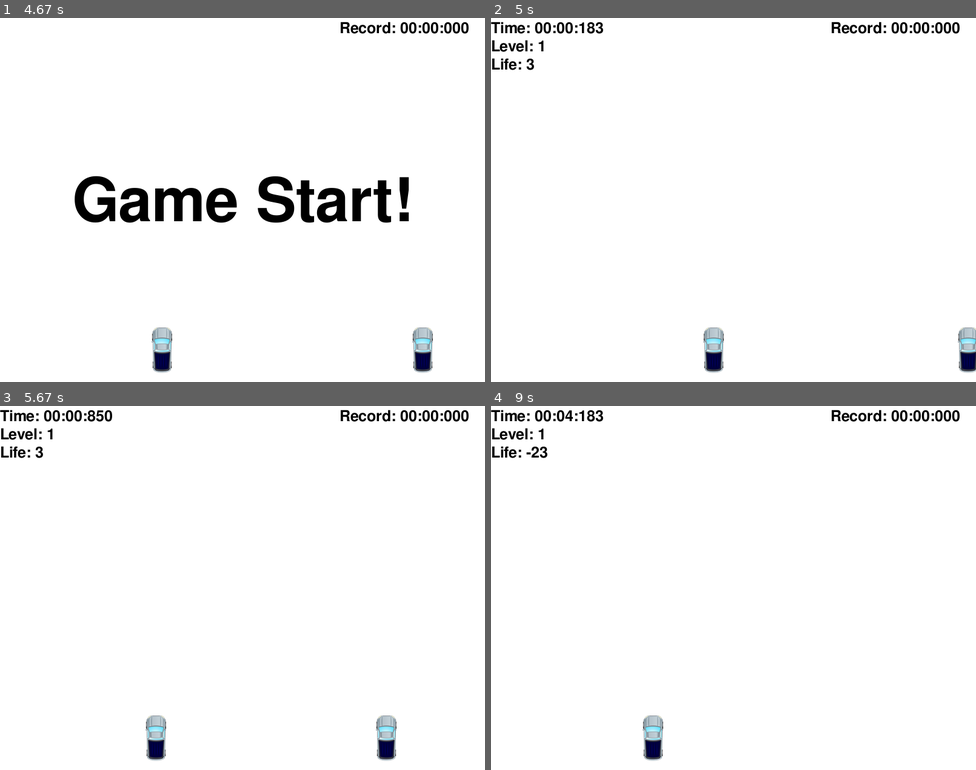
Above: before the commit, frames 1-4 (two rows, left to right).
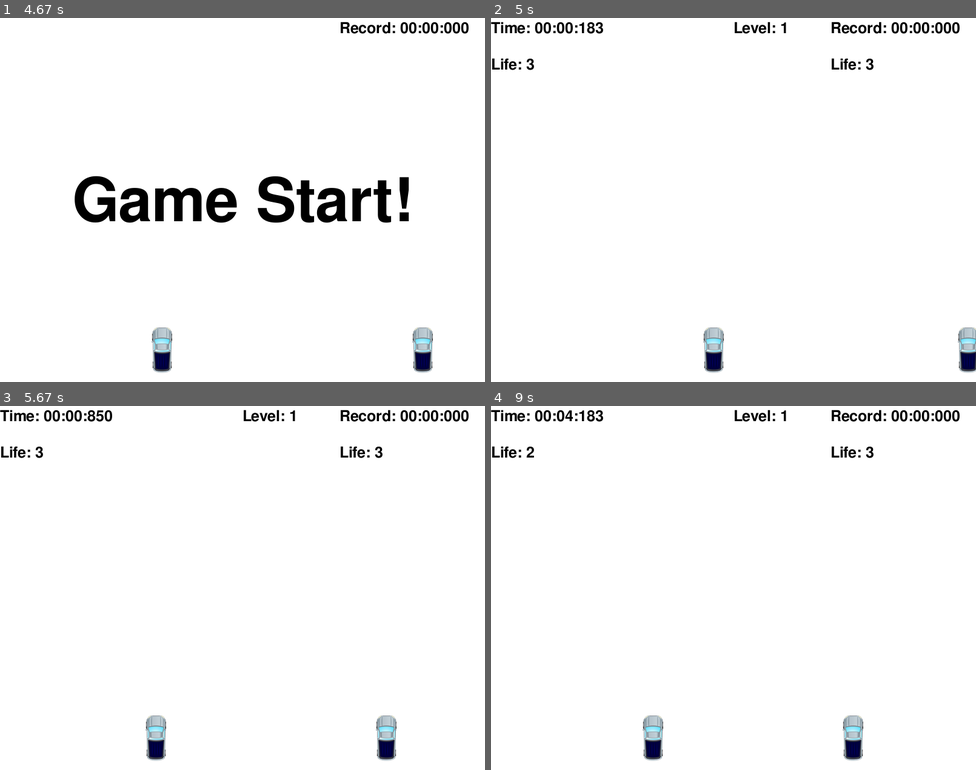
Above: after the commit, the same moments.

Repository: yan-ren/Pygame_playground
Game: pygame game, started from racing_car/racing.py
Same seed, same stepped clock (60 frames per second), same inputs: the game is played once before the commit and once after it.
Inputs (mouse positions are in pixels of both pictures, inside the frame that each line leads up to):
- Up to frame 1 (4.67 s): click "GO!" at 0.38 s; click "Double Players" at 0.72 s; hold Right 1-1.47 s; move the mouse to (126, 203) at 1.03 s; hold Right 1.5-1.97 s; hold D 1.5-1.97 s; hold Left 2-2.53 s; hold A 2-2.53 s; hold Left 2.57-2.97 s; hold A 2.57-2.97 s; hold Right 3-3.63 s; hold D 3-3.63 s; hold Left 3.67-4.13 s; hold A 3.67-4.13 s; hold Right 4.17-4.63 s; hold D 4.17-4.63 s
- Up to frame 2 (5 s): hold Right from 4.67 s (still down); hold D from 4.67 s (still down)
- Up to frame 3 (5.67 s): release Right at 5.13 s; release D at 5.13 s; hold Left from 5.17 s (still down); hold A from 5.17 s (still down)
- Up to frame 4 (9 s): release Left at 5.7 s; release A at 5.7 s; hold Left 5.73-6.13 s; hold A 5.73-6.13 s; hold Right 6.17-6.8 s; hold D 6.17-6.8 s; hold Left 6.83-7.3 s; hold A 6.83-7.3 s; hold Right 7.33-7.8 s; hold D 7.33-7.8 s; hold Right 7.83-8.3 s; hold D 7.83-8.3 s; hold Left 8.33-8.87 s; hold A 8.33-8.87 s; hold Left from 8.9 s (still down); hold A from 8.9 s (still down)

Frame 1 is identical in both runs. In frame 2, 0.4% of the frame differs, in the area x 0-79%, y 1-15%; in frame 3, 0.4%; in frame 4, 1.0%, in the area x 0-79%, y 1-98%.

Commit message:
two cars crash support, label improvement

Diff:
--- a/racing_car/modules/block.py
+++ b/racing_car/modules/block.py
@@ -10,7 +10,7 @@
         self.initial_y = y
         self.speed = speed
         self.initial_speed = speed
-        self.attached = None
+        self.attached = []
 
     def change_y(self):
         self.y += self.speed
@@ -28,4 +28,4 @@
         self.speed = self.initial_speed
         self.y = self.initial_y
         self.random_x()
-        self.attached = None
+        self.attached = []
--- a/racing_car/modules/car.py
+++ b/racing_car/modules/car.py
@@ -2,7 +2,8 @@
 
 
 class Car:
-    def __init__(self, img, x=constants.WINDOW_WIDTH * 0.45, y=constants.WINDOW_HEIGHT * 0.8, x_move=0):
+    def __init__(self, id, img, x=constants.WINDOW_WIDTH * 0.45, y=constants.WINDOW_HEIGHT * 0.8, x_move=0):
+        self.id = id
         self.img = img
         self.x = x
         self.y = y
@@ -22,3 +23,9 @@
 
     def get_width(self):
         return self.img.get_rect().width
+
+    def __eq__(self, other):
+        return self.id == other.id
+
+    def __ne__(self, other):
+        return self.id != other.id
--- a/racing_car/racing.py
+++ b/racing_car/racing.py
@@ -25,34 +25,10 @@
 highest_record = 0
 
 
-def display_record(record):
-    font = pygame.font.Font("fonts/freesansbold.ttf", 25)
-    text = font.render("Record: " + str(record), True, BLACK)
-    display.blit(text, (WINDOW_WIDTH - 240, 0))
-
-
-def display_score(score):
-    font = pygame.font.Font("fonts/freesansbold.ttf", 25)
-    text = font.render("Score: " + str(score), True, BLACK)
-    display.blit(text, (0, 0))
-
-
-def display_time(time):
-    font = pygame.font.Font("fonts/freesansbold.ttf", 25)
-    text = font.render("Time: " + str(time), True, BLACK)
-    display.blit(text, (0, 0))
-
-
-def display_level(level):
-    font = pygame.font.Font("fonts/freesansbold.ttf", 25)
-    text = font.render("Level: " + str(level), True, BLACK)
-    display.blit(text, (0, 30))
-
-
-def display_life(life):
-    font = pygame.font.Font("fonts/freesansbold.ttf", 25)
-    text = font.render("Life: " + str(life), True, BLACK)
-    display.blit(text, (0, 60))
+def display_text_label(content, font_size, x_pos, y_pos):
+    font = pygame.font.Font("fonts/freesansbold.ttf", font_size)
+    text = font.render(content, True, BLACK)
+    display.blit(text, (x_pos, y_pos))
 
 
 def display_block(blocks):
@@ -306,7 +282,7 @@
         display_car(car1)
         if game_type == DOUBLE_MODE:
             display_car(car2)
-        display_record(utils.convert_time(highest_record))
+        display_text_label("Record: " + utils.convert_time(highest_record), 25, WINDOW_WIDTH - 240, 0)
         pygame.display.update()
 
         # FPS
@@ -318,11 +294,11 @@
 
 def game_init(game_type):
     if game_type == SINGLE_MODE:
-        globals()['car1'] = Car(pygame.image.load('img/car2.png').convert_alpha(), WINDOW_WIDTH * 0.45, WINDOW_HEIGHT * 0.85, 0)
-        globals()['car2'] = Car(pygame.image.load('img/car2.png').convert_alpha(), WINDOW_WIDTH * 0.45, WINDOW_HEIGHT * 0.85, 0)
+        globals()['car1'] = Car(1, pygame.image.load('img/car2.png').convert_alpha(), WINDOW_WIDTH * 0.45, WINDOW_HEIGHT * 0.85, 0)
+        globals()['car2'] = Car(2, pygame.image.load('img/car2.png').convert_alpha(), WINDOW_WIDTH * 0.45, WINDOW_HEIGHT * 0.85, 0)
     elif game_type == DOUBLE_MODE:
-        globals()['car1'] = Car(pygame.image.load('img/car2.png').convert_alpha(), WINDOW_WIDTH * 0.75, WINDOW_HEIGHT * 0.85, 0)
-        globals()['car2'] = Car(pygame.image.load('img/car2.png').convert_alpha(), WINDOW_WIDTH * 0.25, WINDOW_HEIGHT * 0.85, 0)
+        globals()['car1'] = Car(1, pygame.image.load('img/car2.png').convert_alpha(), WINDOW_WIDTH * 0.75, WINDOW_HEIGHT * 0.85, 0)
+        globals()['car2'] = Car(2, pygame.image.load('img/car2.png').convert_alpha(), WINDOW_WIDTH * 0.25, WINDOW_HEIGHT * 0.85, 0)
     if len(globals()['block_list']) == 0:
         globals()['block_list'].append(Block(pygame.image.load('img/brick-1.png').convert_alpha(),
                                              random.randint(0, WINDOW_WIDTH), -WINDOW_HEIGHT, 5))
@@ -342,11 +318,12 @@
 
 def check_crash(car, blocks):
     for b in blocks:
-        if utils.crash_detection(car, b) and b.attached is None:
-            b.attached = car
+        if utils.crash_detection(car, b) and car not in b.attached:
+            b.attached.append(car)
             return True
         elif not utils.crash_detection(car, b):
-            b.attached = None
+            if car in b.attached:
+                b.attached.remove(car)
     return False
 
 
@@ -421,11 +398,10 @@
         display.fill(WHITE)
         display_car(car1)
         display_block(block_list)
-        # display_score(score)
-        display_time(utils.convert_time(current_time - start_time))
-        display_level(level)
-        display_life(car1.life)
-        display_record(utils.convert_time(highest_record))
+        display_text_label("Time: " + utils.convert_time(current_time - start_time), 25, 0, 0)
+        display_text_label("Level: " + level, 25, 0, 30)
+        display_text_label("Life: " + car1.life, 25, 0, 60)
+        display_text_label("Record: " + utils.convert_time(highest_record), 25, WINDOW_WIDTH - 240, 0)
         pygame.display.update()
 
         # FPS
@@ -534,13 +510,19 @@
         display.fill(WHITE)
         if display_car1:
             display_car(car1)
+            display_text_label("Life: " + str(car1.life), 25, 0, 60)
+        else:
+            display_text_label("Life: 0", 25, 0, 60)
+
         if display_car2:
             display_car(car2)
+            display_text_label("Life: " + str(car2.life), 25, WINDOW_WIDTH - 240, 60)
+        else:
+            display_text_label("Life: 0", 25, WINDOW_WIDTH - 240, 60)
         display_block(block_list)
-        display_time(utils.convert_time(current_time - start_time))
-        display_level(level)
-        display_life(car1.life)
-        display_record(utils.convert_time(highest_record))
+        display_text_label("Time: " + utils.convert_time(current_time - start_time), 25, 0, 0)
+        display_text_label("Level: " + str(level), 25, WINDOW_WIDTH / 2, 0)
+        display_text_label("Record: " + utils.convert_time(highest_record), 25, WINDOW_WIDTH - 240, 0)
         pygame.display.update()
 
         # FPS
Not shown, changed: racing_car/README.md
